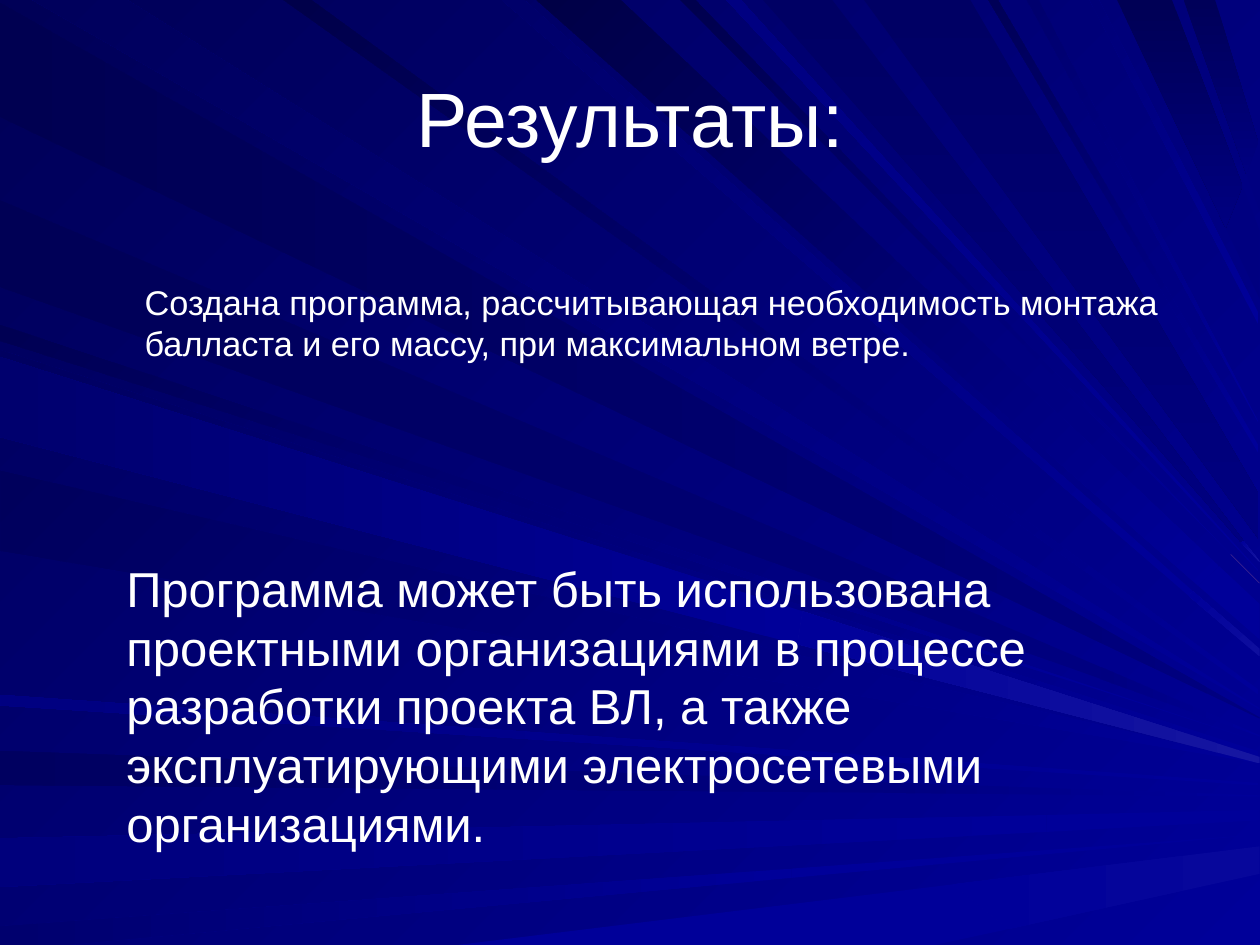
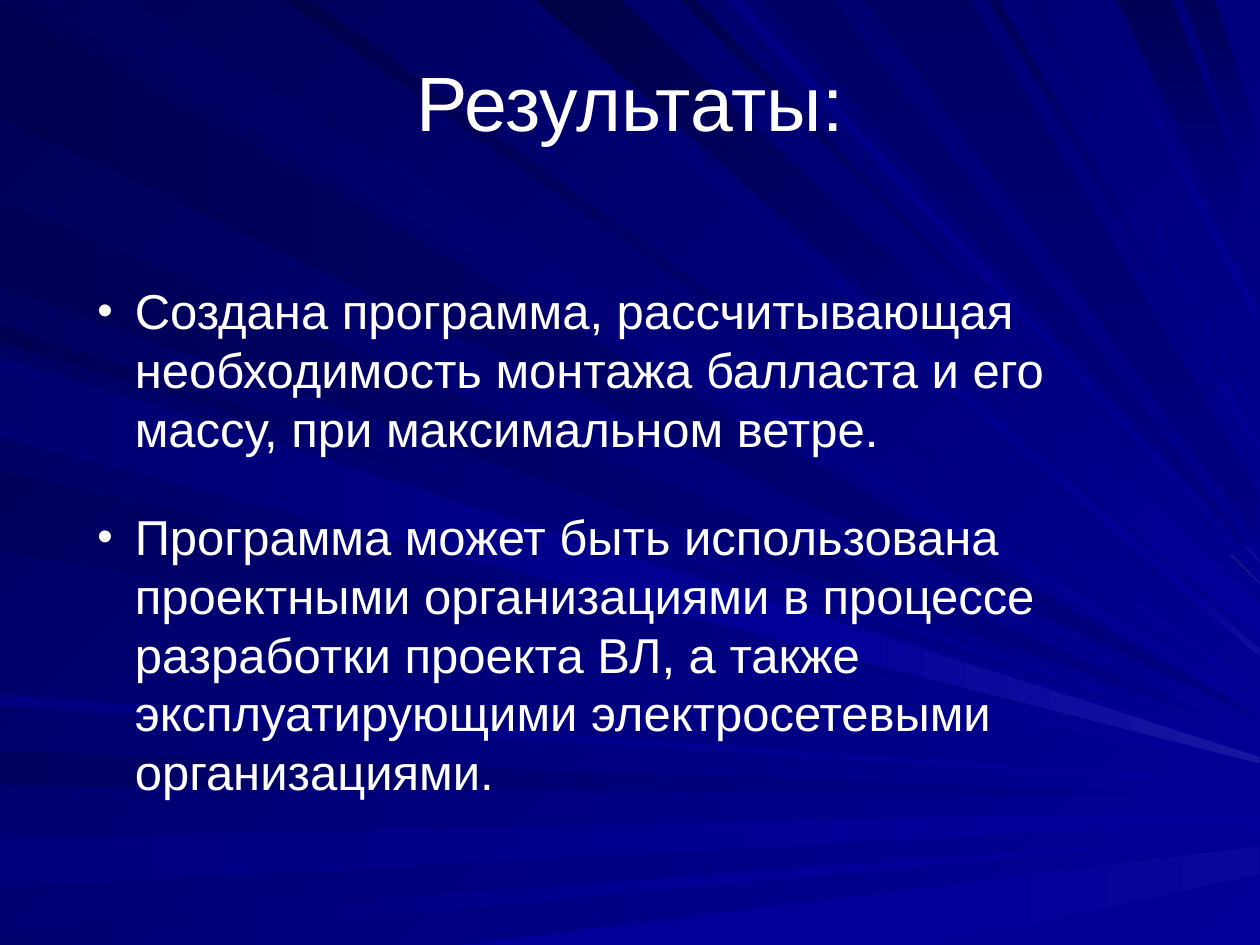
Before and after one commit to aleks311001/Project, a slide deck: slide 9 of Проект.ppt. Drawn at 1260x945 pixels with LibreOffice and Linux fonts; fonts in the diff are those of the drawing. Boxes give left, top, right and bottom in pixels: in the first picture for what was removed or moved away, otherwise in the second. Text is boxed around its words. In the diff, an @@ line names an element or a change of style, - is before the commit and + after.

```diff
--- a/Проект.ppt
+++ b/Проект.ppt
@@ title "Результаты:": place and size @@
-title "Результаты:" at [416,94,843,162]
+title "Результаты:" at [416,78,843,145]
@@ text at [135,294,1044,457]: size 19.6 to 28 pt in "Создана программа, рассчитывающая необходимость монтажа балл ..."; bullet none to •; more space between paragraphs @@
@@ text at [135,519,1035,800]: paragraph added @@
+• Программа может быть использована проектными организациями в процессе разработки проекта ВЛ, а также эксплуатирующими электросетевыми организациями.
@@ text removed at [126,571,1026,852] @@
-Программа может быть использована проектными организациями в процессе разработки проекта ВЛ, а также эксплуатирующими электросетевыми организациями.
```
Also in this commit, not shown: 1 other slide changed, 6 slides added, 5 slides removed, 21 other files.
